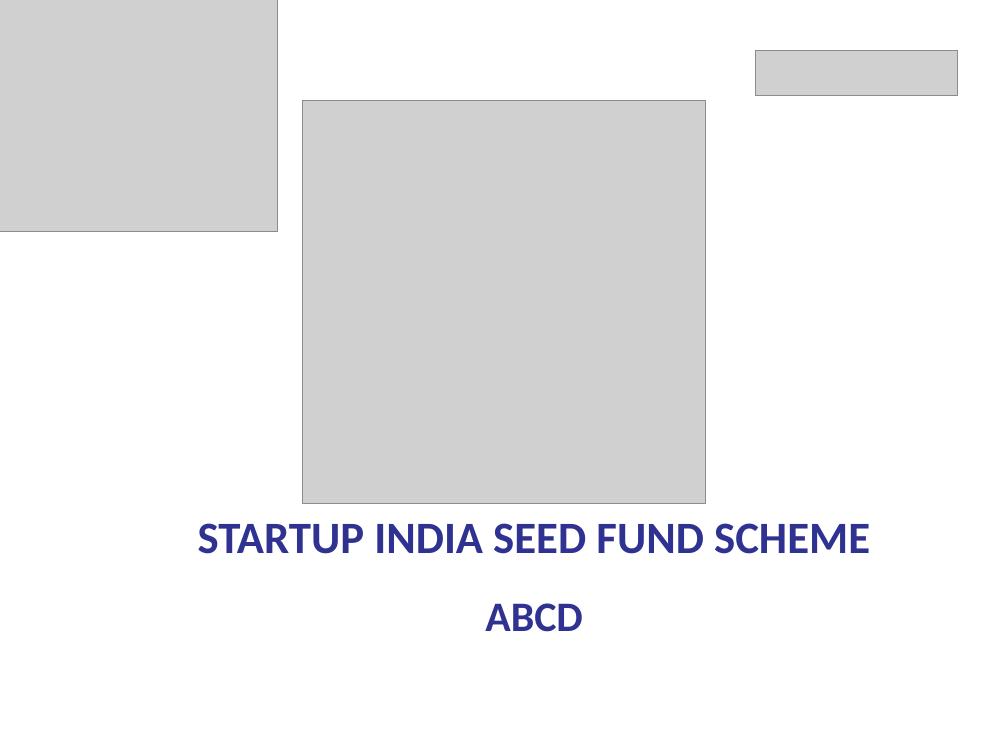
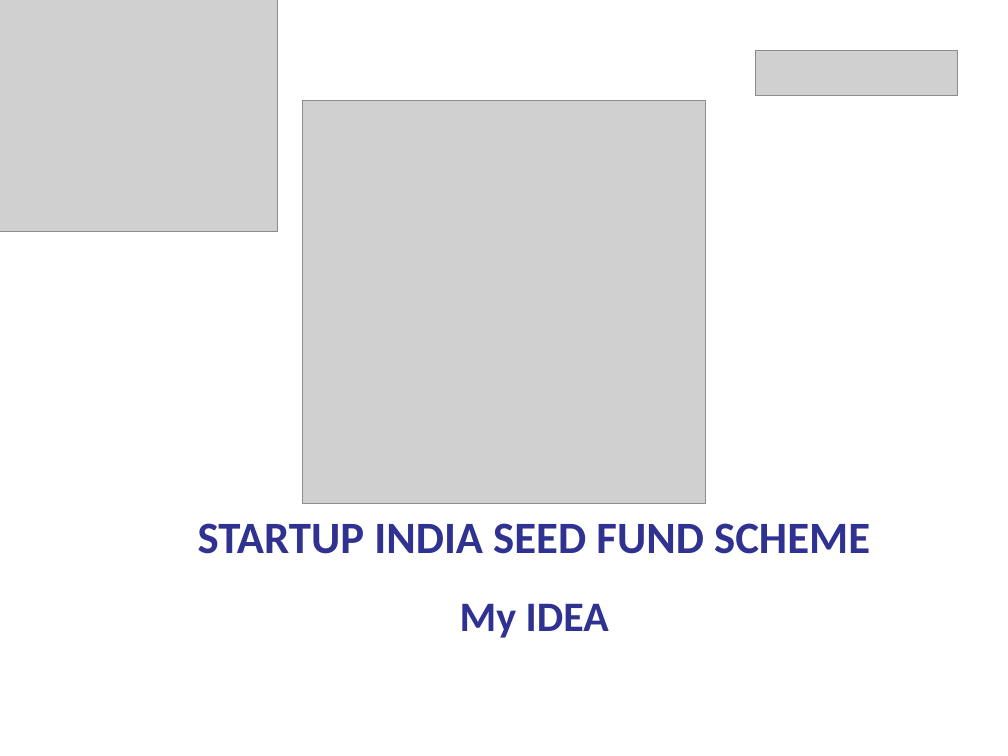
Before and after one commit to AdityaNarayan001/Form-to-PPT, a slide deck: slide 1 of output/auto-generated-ppt.pptx. Drawn at 1008x756 pixels with LibreOffice and Linux fonts; fonts in the diff are those of the drawing; grey boxes stand for pictures. Boxes give left, top, right and bottom in pixels: in the first picture for what was removed or moved away, otherwise in the second. Text is boxed around its words. In the diff, an @@ line names an element or a change of style, - is before the commit and + after.

```diff
--- a/output/auto-generated-ppt.pptx
+++ b/output/auto-generated-ppt.pptx
@@ text at [460, 603, 609, 638]: text changed @@
-ABCD
+My IDEA
```
Also in this commit, not shown: 2 other files.
